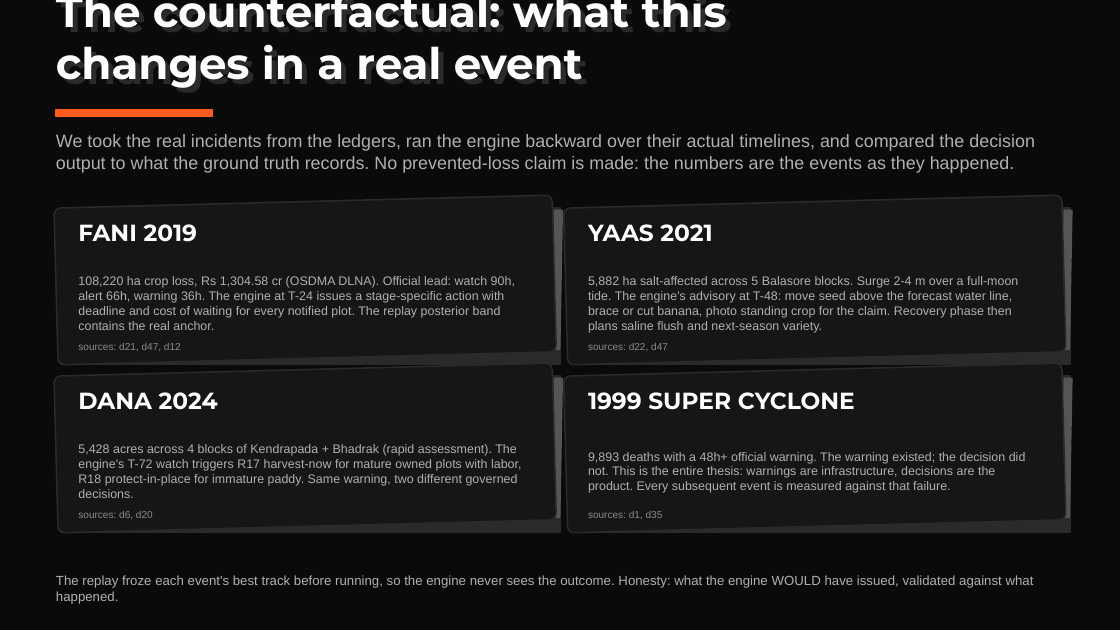
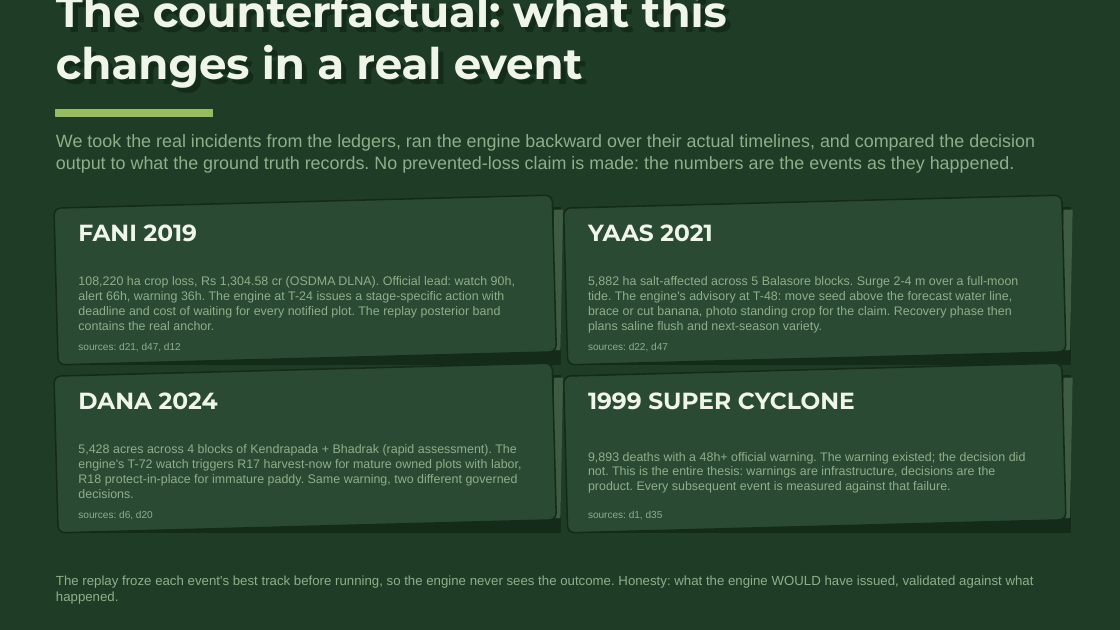
Before and after one commit to harshgounder/craft-n-code, a slide deck: slide 9 of scaffold/deck/KrishiSetu-Round0-20260816.pptx. Drawn at 1120x630 pixels with LibreOffice and Linux fonts; fonts in the diff are those of the drawing. Boxes give left, top, right and bottom in pixels: in the first picture for what was removed or moved away, otherwise in the second. Text is boxed around its words. In the diff, an @@ line names an element or a change of style, - is before the commit and + after.

```diff
--- a/scaffold/deck/KrishiSetu-Round0-20260816.pptx
+++ b/scaffold/deck/KrishiSetu-Round0-20260816.pptx
@@ background #0A0A0A to #1F3D26 @@
@@ text "The counterfactual: what this changes ..." at [61, 0, 727, 88]: text colour #2A2A2A to #142B1A @@
@@ rectangle at [56, 110, 213, 116]: fill #FF5A1F to #97BC62; outline #FF5A1F 1 pt to #97BC62 1 pt @@
@@ fill #2A2A2A to #142B1A; outline #2A2A2A 1 pt to #142B1A 1 pt in 4 elements at [572, 207, 1071, 364], [572, 375, 1071, 532], [63, 207, 561, 364], [63, 375, 561, 532] @@
@@ fill #161616 to #2A4A33; outline #2A2A2A 1 pt to #142B1A 1 pt in 4 elements at [54, 195, 556, 365], [564, 195, 1066, 365], [54, 363, 556, 533], [564, 363, 1066, 533] @@
@@ text colour #FFFFFF to #F0F5EA in 5 elements at [56, 0, 732, 88], [78, 224, 197, 242], [588, 224, 712, 242], [78, 392, 218, 410], [588, 392, 855, 410] @@
@@ fill #555555 to #3E5C42; outline #555555 1 pt to #3E5C42 1 pt in 4 elements at [552, 211, 562, 349], [1062, 211, 1072, 349], [552, 379, 562, 517], [1062, 379, 1072, 517] @@
@@ text colour #8A8A8A to #8FAE8B in 4 elements at [78, 343, 181, 351], [588, 343, 668, 350], [78, 511, 153, 519], [588, 511, 663, 519] @@
@@ text colour #B0B0B0 to #8FAE8B in 6 elements at [56, 134, 1035, 173], [78, 276, 515, 330], [588, 276, 1018, 333], [78, 444, 521, 498], [588, 452, 1026, 493], [56, 575, 1034, 604] @@
```
Also in this commit, not shown: 12 other slides changed, 2 other files.
